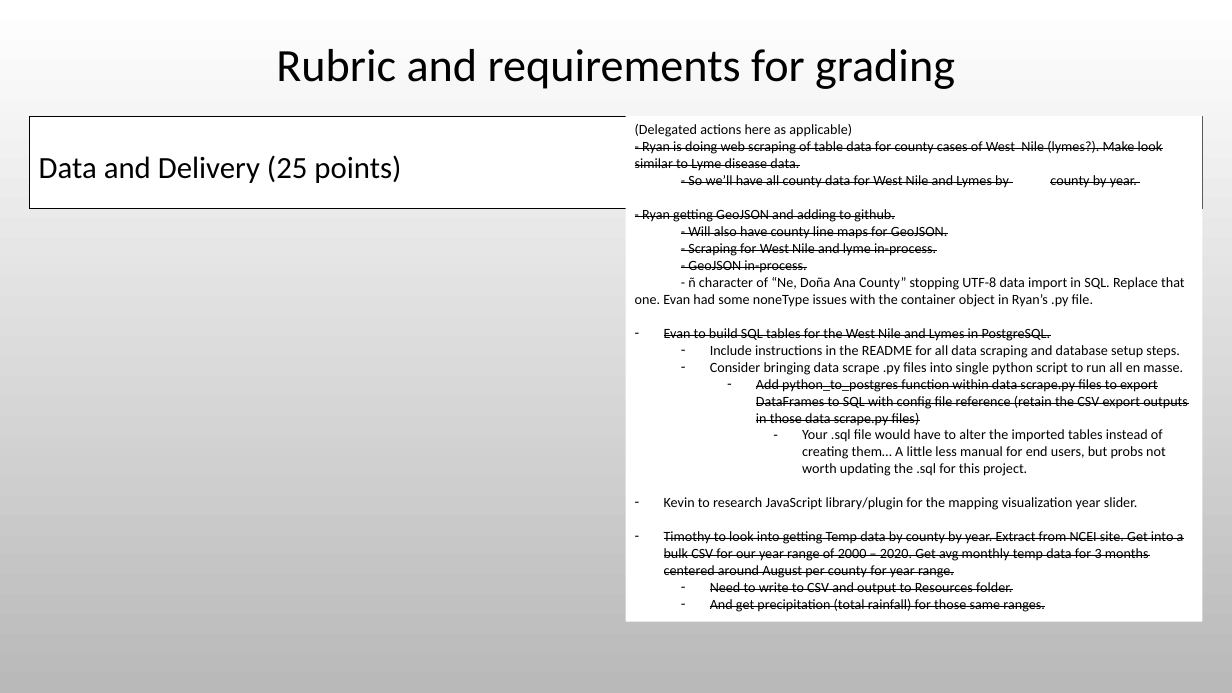
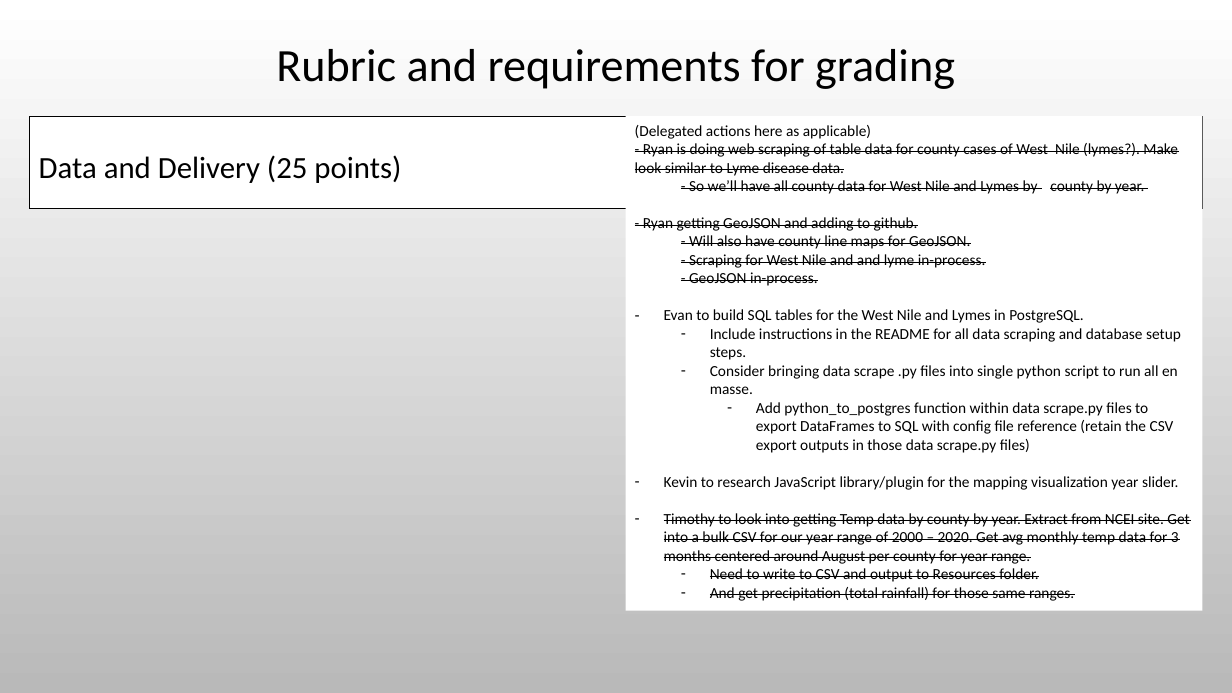
Before and after one commit to Evdawg/Project_3_Mosquito-borne_Diseases, a slide deck: slide 5 of Project_3_outline.pptx. Drawn at 1232x693 pixels with LibreOffice and Linux fonts; fonts in the diff are those of the drawing; background and template pictures are left out. Boxes give left, top, right and bottom in pixels: in the first picture for what was removed or moved away, otherwise in the second. Text is boxed around its words. In the diff, an @@ line names an element or a change of style, - is before the commit and + after.

Commit message:
Revert "ERS: Adding postgreSQL setup file and instructions. Manually cleaned LD-Case-Counts-by-County-01-20.csv for data import issue."
This reverts commit b67f202898ac577f96f6cd9c66b34b1b9f57814a.

ERS: Revert last push.

```diff
--- a/Project_3_outline.pptx
+++ b/Project_3_outline.pptx
@@ rectangle "(Delegated actions here as applicable)": place and size @@
-rectangle "(Delegated actions here as applicable)" at [626, 116, 1202, 622]
+rectangle "(Delegated actions here as applicable)" at [626, 116, 1202, 611]
@@ text in rectangle at [635, 125, 1189, 601]: size 11 to 12 pt; strikethrough off in "Evan to build SQL tables for the ...", "Add python_to_postgres function within data scrape.py files ..." @@
@@ text in rectangle at [689, 254, 986, 268]: text changed; size 11 to 12 pt @@
-- Scraping for West Nile and lyme in-process.
+- Scraping for West Nile and and lyme in-process.
@@ text in rectangle at [635, 277, 1185, 307]: paragraph removed @@
-- ñ character of “Ne, Doña Ana County” stopping UTF-8 data import in SQL. Replace that one. Evan had some noneType issues with the container object in Ryan’s .py file.
@@ text in rectangle at [802, 429, 1166, 476]: paragraph removed @@
-      – Your .sql file would have to alter the imported tables instead of creating them… A little less manual for end users, but probs not worth updating the .sql for this project.
```
Also in this commit, not shown: 5 other files.
